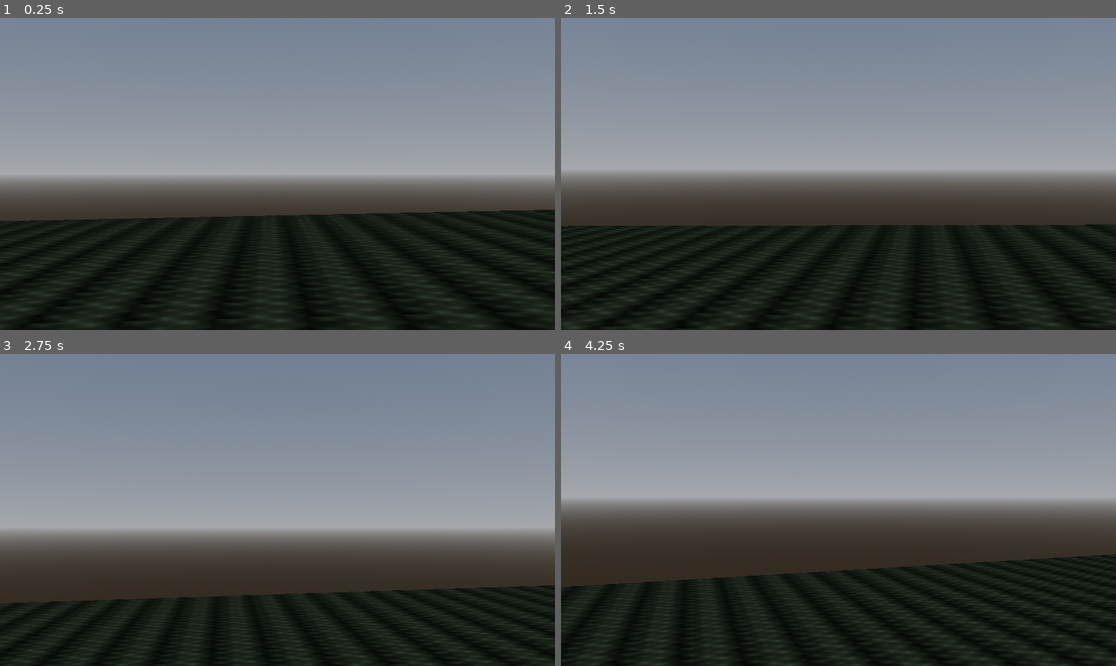
Above: before the commit, frames 1-4 (two rows, left to right).
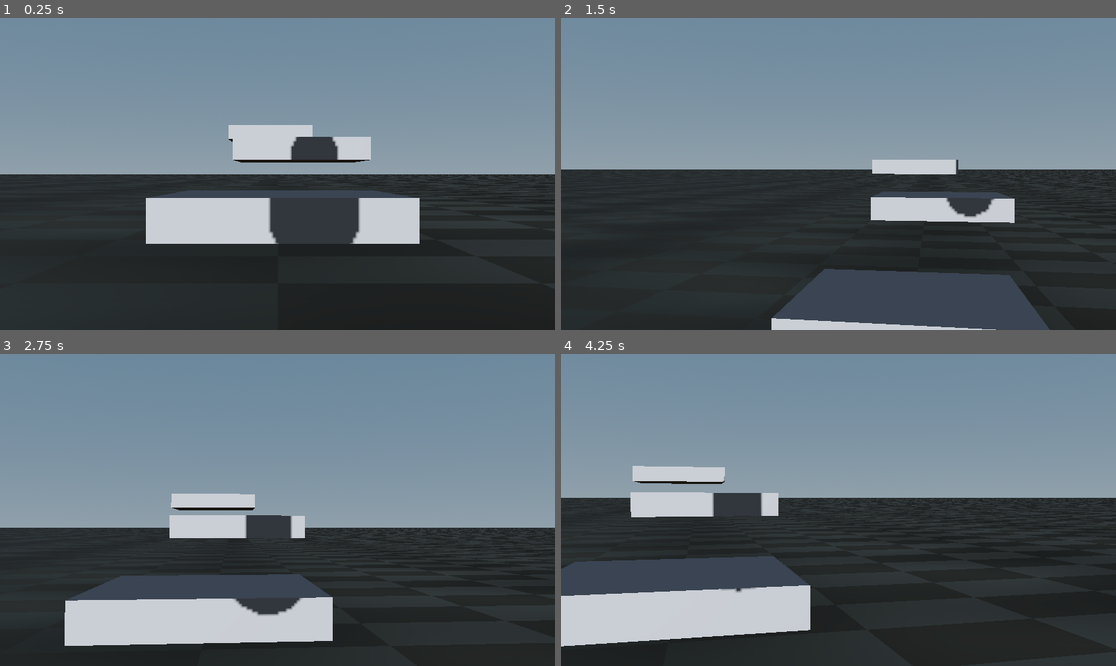
Above: after the commit, the same moments.

Repository: sof4k1n/godot_prototype
Game: Godot game, scene res://world.tscn
The game is run twice, just before and just after one commit, with the same random seed, the same clock (stepped at 60 frames per second) and the same inputs.
Inputs (mouse positions are in pixels of both pictures, inside the frame that each line leads up to):
- Up to frame 1 (0.25 s): no input
- Up to frame 2 (1.5 s): tap Enter (ui_accept) at 0.5, 0.77, 1.07 s; move the mouse to (866, 174) at 0.52 s; tap A (a) at 0.6 s; tap D (d) at 0.8, 1.35 s; move the mouse to (810, 174) at 1.27 s
- Up to frame 3 (2.75 s): tap Enter (ui_accept) at 1.52, 1.82 s; tap S (s) at 1.55, 2.1 s; move the mouse to (288, 503) at 2.02 s; tap W (w) at 2.3 s
- Up to frame 4 (4.25 s): move the mouse to (832, 516) at 2.77 s; tap W (w) at 2.85 s; tap Enter (ui_accept) at 3.02, 3.32, 3.77, 3.8, 4.07 s; tap Shift at 3.05 s; move the mouse to (877, 513) at 3.52 s; hold Shift from 3.53 s (still down)

The runs differ from the first frame. In frame 1, 30% of the frame differs, in the area x 0-100%, y 34-100%; in frame 2, 33%; in frame 3, 31%; in frame 4, 34%, in the area x 0-100%, y 35-100%.

Commit message:
Сделали двойной прыжок и спринт

Diff:
--- a/player.gd
+++ b/player.gd
@@ -8,6 +8,7 @@
 const MOUSE_SENSITIVITY = 0.003
 var has_double_jamped = false
 var gravity = ProjectSettings.get_setting('physics/3d/default_gravity')
+
 
 func _ready() -> void:
 	Input.mouse_mode = Input.MOUSE_MODE_CAPTURED
@@ -20,22 +21,33 @@
 
 func _physics_process(delta: float) -> void:
 	# Add the gravity.
-	if not is_on_floor():
+	if is_on_floor():
+		has_double_jamped = false
+		if velocity.y < 0:
+			velocity.y = 0
+	else:
 		velocity.y -= gravity * delta
 
 	# Handle jump.
-	if Input.is_action_just_pressed("ui_accept") and is_on_floor():
-		velocity.y = JUMP_VELOCITY
+	if Input.is_action_just_pressed("ui_accept"):
+		if is_on_floor():
+			velocity.y = JUMP_VELOCITY
+		elif not has_double_jamped:
+			velocity.y = DOUBLE_JUMP_VELOCITY
+			has_double_jamped = true
 
 	# Get the input direction and handle the movement/deceleration.
 	# As good practice, you should replace UI actions with custom gameplay actions.
 	var input_dir := Input.get_vector("a", "d", "w", "s")
+	var current_speed = SPEED
+	if Input.is_key_pressed(KEY_SHIFT):
+		current_speed = SPRINT_SPEED
 	var direction := (transform.basis * Vector3(input_dir.x, 0, input_dir.y)).normalized()
 	if direction:
-		velocity.x = direction.x * SPEED
-		velocity.z = direction.z * SPEED
+		velocity.x = direction.x * current_speed
+		velocity.z = direction.z * current_speed
 	else:
-		velocity.x = move_toward(velocity.x, 0, SPEED)
-		velocity.z = move_toward(velocity.z, 0, SPEED)
+		velocity.x = move_toward(velocity.x, 0, current_speed)
+		velocity.z = move_toward(velocity.z, 0, current_speed)
 
 	move_and_slide()
--- a/project.godot
+++ b/project.godot
@@ -17,24 +17,24 @@
 
 [input]
 
-a={
-"deadzone": 0.5,
-"events": [Object(InputEventKey,"resource_local_to_scene":false,"resource_name":"","device":0,"window_id":0,"alt_pressed":false,"shift_pressed":false,"ctrl_pressed":false,"meta_pressed":false,"pressed":false,"keycode":0,"physical_keycode":65,"key_label":0,"unicode":0,"location":0,"echo":false,"script":null)
+w={
+"deadzone": 0.2,
+"events": [null, Object(InputEventKey,"resource_local_to_scene":false,"resource_name":"","device":-1,"window_id":0,"alt_pressed":false,"shift_pressed":false,"ctrl_pressed":false,"meta_pressed":false,"pressed":false,"keycode":0,"physical_keycode":87,"key_label":0,"unicode":119,"location":0,"echo":false,"script":null)
 ]
 }
-w={
-"deadzone": 0.5,
-"events": [Object(InputEventKey,"resource_local_to_scene":fa …(140 unchanged characters)… d":false,"keycode":0,"physical_keycode":87,"key_label":0,"unicode":1094,"location":0,"echo":false,"script":null)
+a={
+"deadzone": 0.2,
+"events": [Object(InputEventKey,"resource_local_to_scene":fa …(140 unchanged characters)… d":false,"keycode":0,"physical_keycode":65,"key_label":0,"unicode":97,"location":0,"echo":false,"script":null)
+]
+}
+s={
+"deadzone": 0.2,
+"events": [Object(InputEventKey,"resource_local_to_scene":false,"resource_name":"","device":-1,"window_id":0,"alt_pressed":false,"shift_pressed":false,"ctrl_pressed":false,"meta_pressed":false,"pressed":false,"keycode":0,"physical_keycode":83,"key_label":0,"unicode":115,"location":0,"echo":false,"script":null)
 ]
 }
 d={
-"deadzone": 0.5,
-"events": [Object(InputEventKey,"resource_local_to_scene":fa …(169 unchanged characters)… l_keycode":68,"key_label":0,"unicode":1074,"location":0,"echo":false,"script":null)
-]
-}
-s={
-"deadzone": 0.5,
-"events": [Object(InputEventKey,"resource_local_to_scene":false,"resource_name":"","device":-1,"window_id":0,"alt_pressed":false,"shift_pressed":false,"ctrl_pressed":false,"meta_pressed":false,"pressed":false,"keycode":0,"physical_keycode":83,"key_label":0,"unicode":1099,"location":0,"echo":false,"script":null)
+"deadzone": 0.2,
+"events": [Object(InputEventKey,"resource_local_to_scene":fa …(169 unchanged characters)… l_keycode":68,"key_label":0,"unicode":100,"location":0,"echo":false,"script":null)
 ]
 }
 
--- a/world.tscn
+++ b/world.tscn
@@ -7,28 +7,36 @@
 [sub_resource type="CapsuleShape3D" id="CapsuleShape3D_tlwt5"]
 
 [sub_resource type="BoxShape3D" id="BoxShape3D_aqk2v"]
+size = Vector3(500, 7.529236, 500)
 
 [sub_resource type="FastNoiseLite" id="FastNoiseLite_f3sb7"]
 noise_type = 2
+seed = -1
 frequency = 0.0001
 cellular_distance_function = 2
 
 [sub_resource type="NoiseTexture2D" id="NoiseTexture2D_fj7yv"]
 noise = SubResource("FastNoiseLite_f3sb7")
 seamless = true
+seamless_blend_skirt = 1.0
 
 [sub_resource type="NoiseTexture2D" id="NoiseTexture2D_f3sb7"]
 
 [sub_resource type="StandardMaterial3D" id="StandardMaterial3D_tlwt5"]
-albedo_color = Color(0.706646, 0.8704408, 0.67445916, 1)
+albedo_color = Color(0.5964902, 0.6531254, 0.61080664, 1)
 albedo_texture = SubResource("NoiseTexture2D_fj7yv")
+metallic = 0.21
+metallic_specular = 0.62
+roughness = 0.54
 normal_enabled = true
-normal_scale = 2.45
+normal_scale = 1.14
 normal_texture = SubResource("NoiseTexture2D_f3sb7")
-uv1_scale = Vector3(100, 100, 100)
+uv1_scale = Vector3(3000, 3000, 3000)
+texture_filter = 0
 
 [sub_resource type="BoxMesh" id="BoxMesh_036b0"]
 material = SubResource("StandardMaterial3D_tlwt5")
+size = Vector3(500, 1, 500)
 
 [sub_resource type="ProceduralSkyMaterial" id="ProceduralSkyMaterial_f3sb7"]
 
@@ -39,6 +47,17 @@
 background_mode = 2
 sky = SubResource("Sky_fj7yv")
 ambient_light_source = 3
+fog_enabled = true
+fog_light_color = Color(0.3868927, 0.5817664, 0.66800815, 1)
+fog_density = 0.0
+fog_aerial_perspective = 0.48
+fog_sky_affect = 0.733
+
+[sub_resource type="BoxMesh" id="BoxMesh_f3sb7"]
+size = Vector3(3, 0.5, 3)
+
+[sub_resource type="BoxShape3D" id="BoxShape3D_fj7yv"]
+size = Vector3(3, 0.5, 3)
 
 [node name="world" type="Node3D" unique_id=1677701049]
 
@@ -50,6 +69,7 @@
 mesh = SubResource("CapsuleMesh_fj7yv")
 
 [node name="CollisionShape3D" type="CollisionShape3D" parent="player" unique_id=2052176622]
+visible = false
 shape = SubResource("CapsuleShape3D_tlwt5")
 
 [node name="Camera3D" type="Camera3D" parent="player" unique_id=1332519856]
@@ -58,11 +78,11 @@
 [node name="StaticBody3D" type="StaticBody3D" parent="." unique_id=134782968]
 
 [node name="CollisionShape3D" type="CollisionShape3D" parent="StaticBody3D" unique_id=1146565172]
-transform = Transform3D(20, 0, 0, 0, 1, 0, 0, 0, 20, 0, 0, 0)
+transform = Transform3D(20, 0, 0, 0, 1, 0, 0, 0, 20, 0, -3.2278748, 0)
 shape = SubResource("BoxShape3D_aqk2v")
 
 [node name="MeshInstance3D" type="MeshInstance3D" parent="StaticBody3D" unique_id=1310184686]
-transform = Transform3D(19.994135, -0.019259505, 0.293526, 0.3914308, 0.99957895, -0.42845213, -0.28515062, 0.021703562, 19.993256, 0, 0, 0)
+transform = Transform3D(20, 0, 0, 0, 1, 0, 0, 0, 20, 0, 0, 0)
 mesh = SubResource("BoxMesh_036b0")
 
 [node name="WorldEnvironment" type="WorldEnvironment" parent="." unique_id=881949302]
@@ -71,3 +91,30 @@
 [node name="DirectionalLight3D" type="DirectionalLight3D" parent="." unique_id=197001623]
 transform = Transform3D(0.9975176, 0, -0.07041807, 0, 1, 0, 0.07041807, 0, 0.9975176, 0, 0, 0)
 shadow_enabled = true
+
+[node name="StaticBody3D2" type="StaticBody3D" parent="." unique_id=1782647572]
+transform = Transform3D(1, 0, 0, 0, 1, 0, 0, 0, 1, 0.055125475, 1.0210674, -7.282485)
+
+[node name="MeshInstance3D" type="MeshInstance3D" parent="StaticBody3D2" unique_id=1578235027]
+mesh = SubResource("BoxMesh_f3sb7")
+
+[node name="CollisionShape3D" type="CollisionShape3D" parent="StaticBody3D2" unique_id=991798436]
+shape = SubResource("BoxShape3D_fj7yv")
+
+[node name="StaticBody3D3" type="StaticBody3D" parent="." unique_id=711064664]
+transform = Transform3D(1, 0, 0, 0, 1, 0, 0, 0, 1, 0.5320647, 2.093589, -12.970518)
+
+[node name="MeshInstance3D" type="MeshInstance3D" parent="StaticBody3D3" unique_id=908670253]
+mesh = SubResource("BoxMesh_f3sb7")
+
+[node name="CollisionShape3D" type="CollisionShape3D" parent="StaticBody3D3" unique_id=1246925986]
+shape = SubResource("BoxShape3D_fj7yv")
+
+[node name="StaticBody3D4" type="StaticBody3D" parent="." unique_id=495897558]
+transform = Transform3D(1, 0, 0, 0, 1, 0, 0, 0, 1, -0.257581, 3.0345101, -20.316988)
+
+[node name="MeshInstance3D" type="MeshInstance3D" parent="StaticBody3D4" unique_id=1680308231]
+mesh = SubResource("BoxMesh_f3sb7")
+
+[node name="CollisionShape3D" type="CollisionShape3D" parent="StaticBody3D4" unique_id=1126000373]
+shape = SubResource("BoxShape3D_fj7yv")
